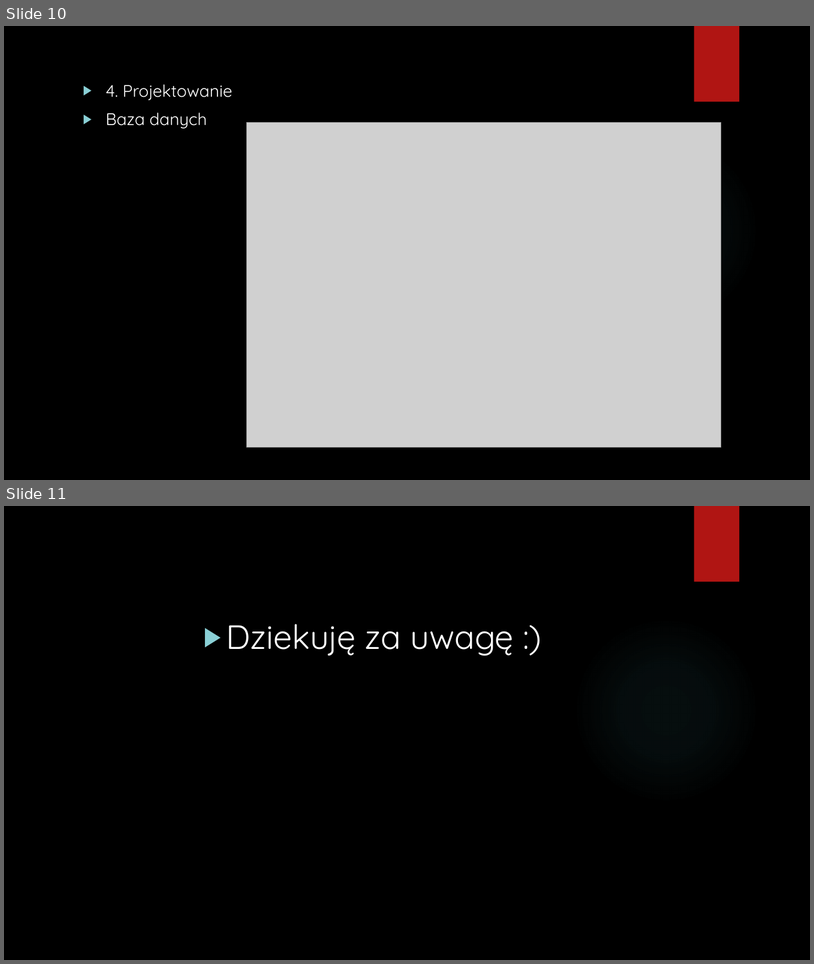
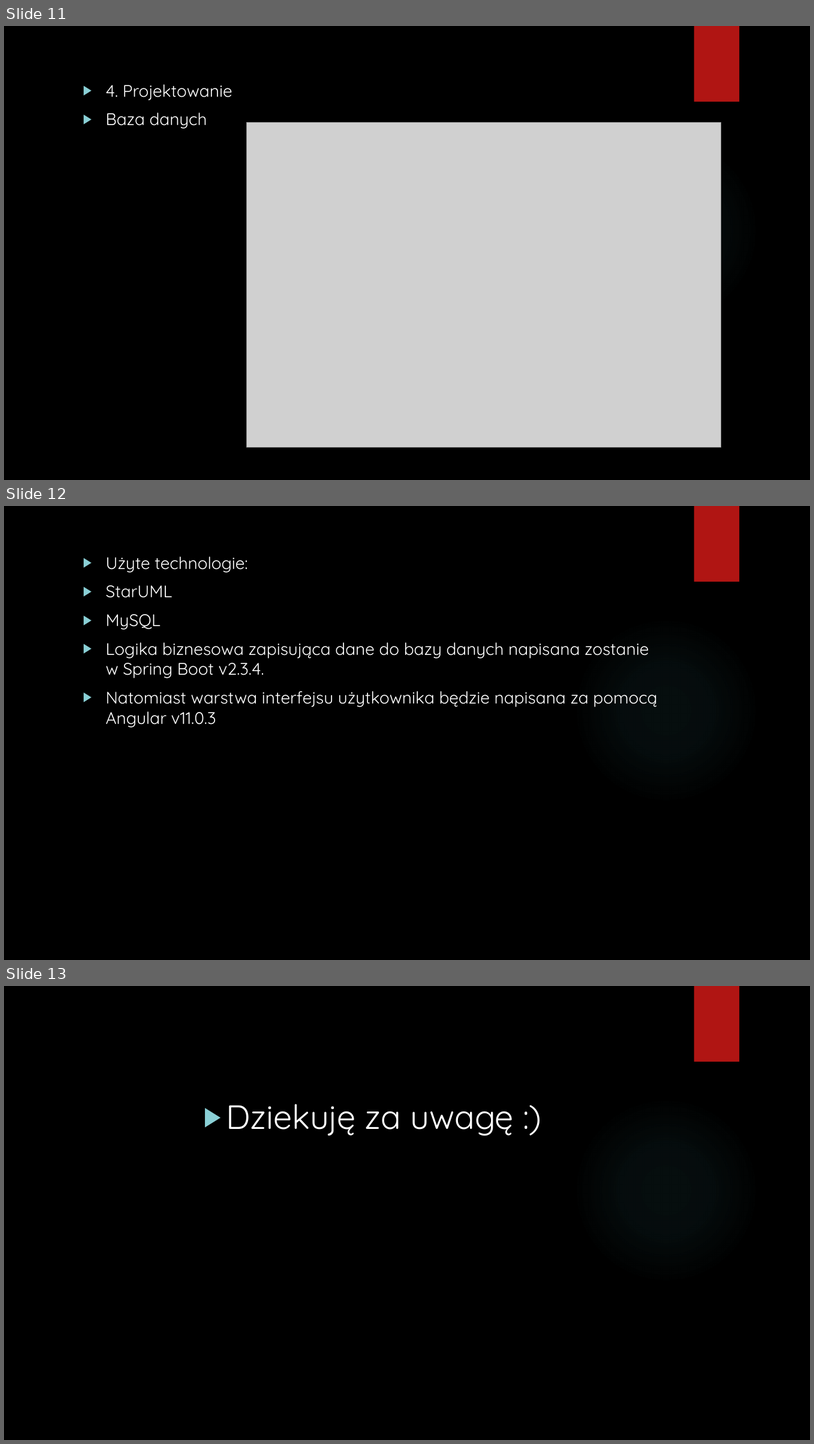
Before and after one commit to grzesiek154/inzynierka, a slide deck: PracaInzV2/GrzegorzMalarskiPrezentacjaSeminarium.pptx. Shown one above the other, each under a label of ours: slides 10 and 11 before the commit, slides 11, 12 and 13 after it. The pictures are 814x964 and 814x1444 pixels, drawn with LibreOffice and Linux fonts; fonts in the diff are those of the drawing; grey boxes stand for pictures; background and template pictures are left out. Boxes give left, top, right and bottom in pixels: in the first picture for what was removed or moved away, otherwise in the second. Text is boxed around its words. In the diff, an @@ line names an element or a change of style, - is before the commit and + after.

```diff
--- a/PracaInzV2/GrzegorzMalarskiPrezentacjaSeminarium.pptx
+++ b/PracaInzV2/GrzegorzMalarskiPrezentacjaSeminarium.pptx
@@ slide 12 added at [4,506,810,960], background picture (left out); not listed: 2 template elements that a slide beside it also shows @@
@@ text added at [106,556,657,727], 20 pt, text #FFFFFF @@
+▶ Użyte technologie:
+▶ StarUML
+▶ MySQL
+▶ Logika biznesowa zapisująca dane do bazy danych napisana zostanie w Spring Boot v2.3.4.
+▶ Natomiast warstwa interfejsu użytkownika będzie napisana za pomocą Angular v11.0.3
@@ what was slide 10 is now slide 11 @@
@@ what was slide 11 is now slide 13 @@
```
Also in this commit, not shown: 1 slide changed, 1 other slide added, 4 other files.
